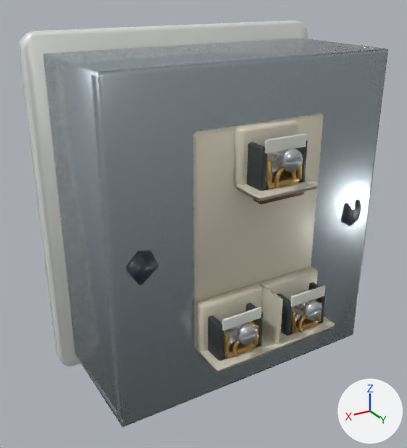
What one commit did to the glTF model lab/public/models/selector_rotary.low.glb.
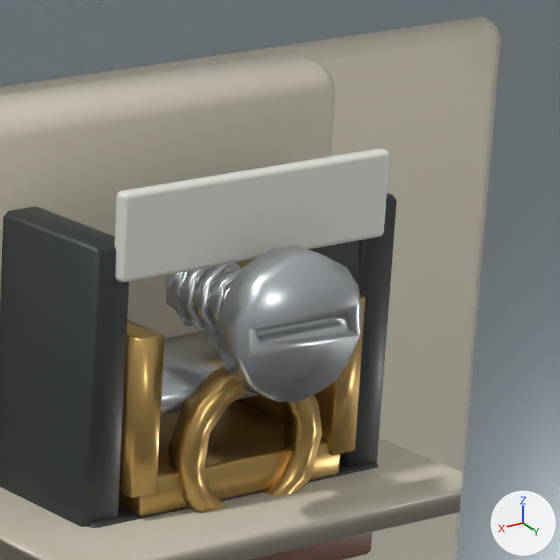
The first picture shows the older version from a 50 mm lens placed at (0.799, 1.324, 1.253), pointed at (0.03, 0.044, 0.613). The close-ups show the older and then the newer version on the part from 61% to 82% of the width and 25% to 44% of the height of that picture. Only the edits that show in the close-ups are written down. Lighting does not change. The marker at lower right points along +X, +Y and +Z. Where no turn or scale is listed for an object, it has been applied to the vertices. Vertices at exactly the same position are counted once.

Names of what the first close-up shows: 'Moulded conductor identification', 'Moulded terminal legend pad', 'detail:terminal-clamp:COM · Detail machined brass', 'detail:terminal-clamp:COM · Detail moulded engineering polymer', 'detail:terminal-clamp:COM · Detail zinc plated fixing', 'part:body · Original 2a8198d3', 'part:terminals · Original 5a609f27'.
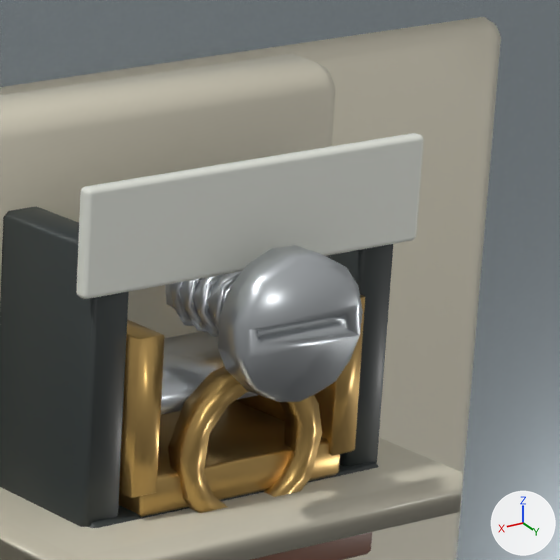
Edits to the bpy script that builds the scene:
```text
Change me_cube_032:
    used by ob_moulded_terminal_legend_pad; location = (0.0, 0.3545, 0.9182)
    remove me_cube_032.from_pydata(...)  # 96 vertices, 188 faces; spans x -0.0575..0.0575, y -0.003..0.003, z -0.0155..0.0155
    add me_cube_032.from_pydata(...)  # 96 vertices, 188 faces; spans x -0.0725..0.0725, y -0.003..0.003, z -0.019..0.019
    me_cube_032 part 1: all 24 vertices in x -0.0575..-0.0555, y -0.003..0.003, z 0.0135..0.0155 are moved by (-0.015, 0.0, 0.0035)
    me_cube_032 part 2: all 24 vertices in x 0.0555..0.0575, y -0.003..0.003, z -0.0155..-0.0135 are moved by (0.015, 0.0, -0.0035)
    me_cube_032 part 3: all 24 vertices in x 0.0555..0.0575, y -0.003..0.003, z 0.0135..0.0155 are moved by (0.015, 0.0, 0.0035)
    other edits to the shape of me_cube_032 do not show in these pictures
```

Location of each change, [x1, y1, x2, y2] in pixels of the close-ups (560 x 560 px; the box of a moved part takes in the faces that stretch with it):
'Moulded terminal legend pad', reshaped (26% wider, 24% taller)
    before: [114, 148, 389, 282]
    after: [76, 133, 423, 299]
part 1 of me_cube_032, moved or reshaped
    before: [382, 149, 389, 232]
    after: [414, 134, 423, 236]
part 2 of me_cube_032, moved or reshaped
    before: [115, 157, 387, 282]
    after: [77, 141, 422, 299]
part 3 of me_cube_032, moved or reshaped
    before: [114, 148, 388, 278]
    after: [76, 133, 421, 295]
